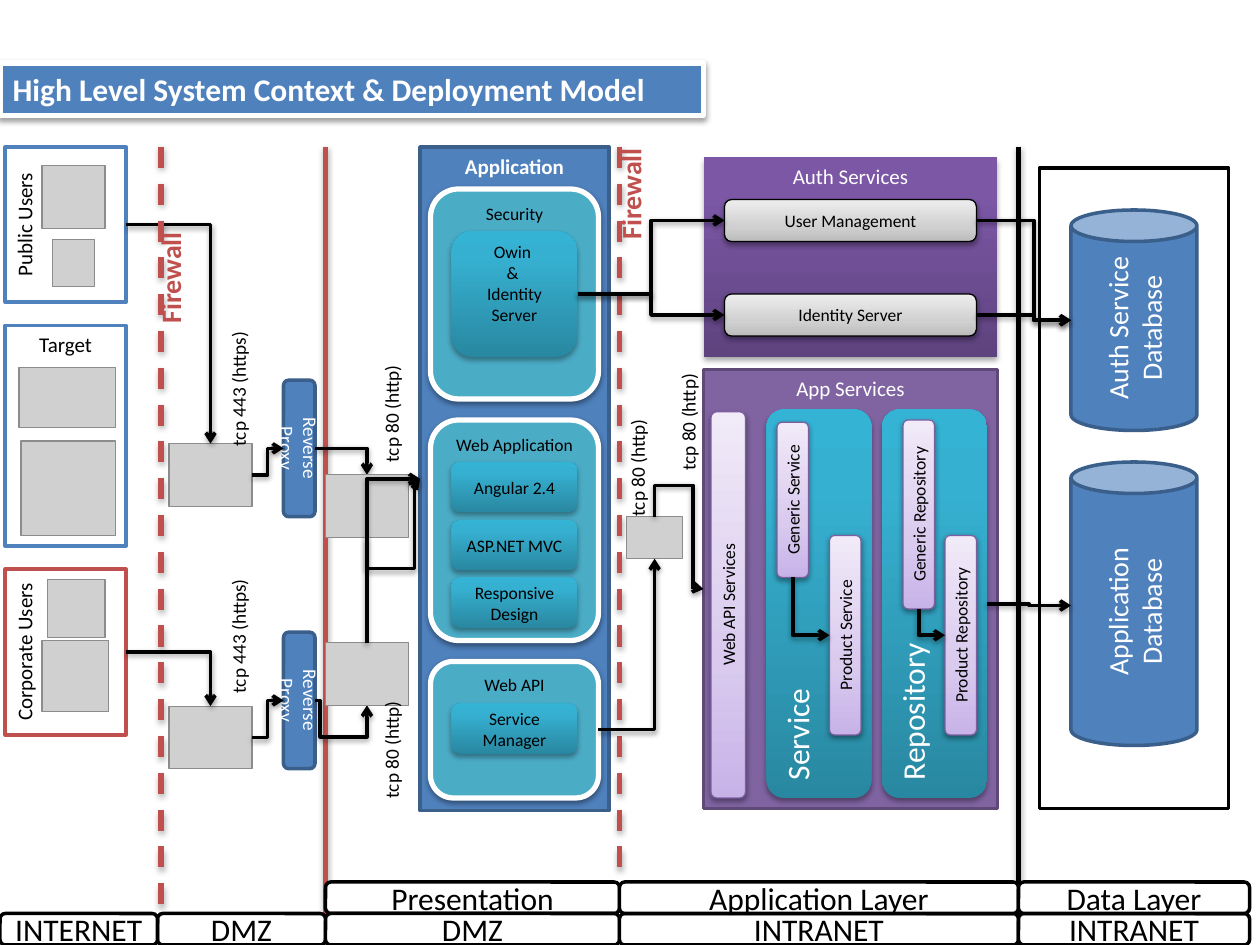
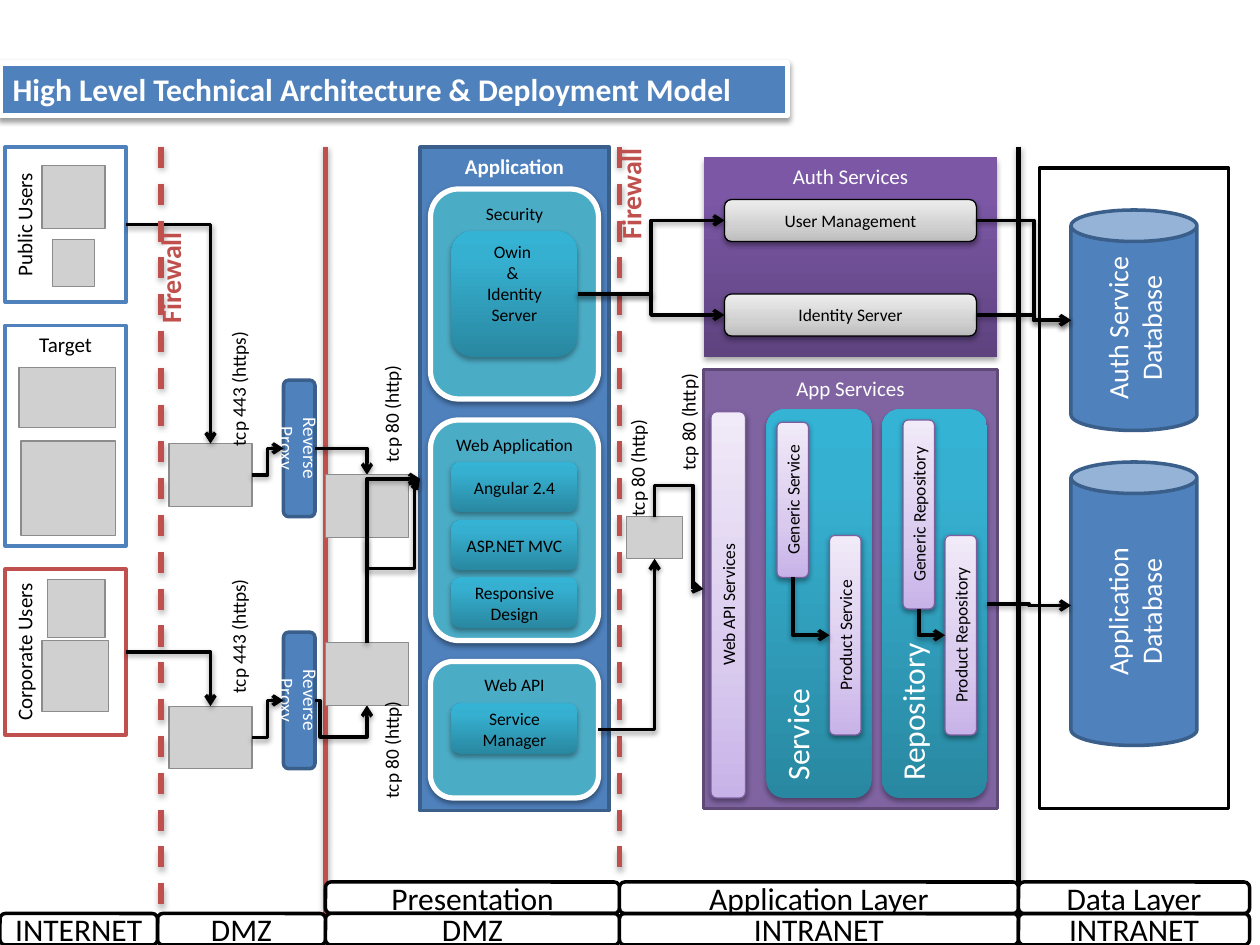
Before and after one commit to duvurih/Angular2Project, a slide deck: slide 3 of OrderManagement/MultiProjectSample/Content/images/System Context.pptx (slide 2 before the commit). Drawn at 1260x945 pixels with LibreOffice and Linux fonts; fonts in the diff are those of the drawing; grey boxes stand for pictures. Boxes give left, top, right and bottom in pixels: in the first picture for what was removed or moved away, otherwise in the second. Text is boxed around its words. In the diff, an @@ line names an element or a change of style, - is before the commit and + after.

Commit message:
1. Business Context 2. Technical Context

```diff
--- a/OrderManagement/MultiProjectSample/Content/images/System Context.pptx
+++ b/OrderManagement/MultiProjectSample/Content/images/System Context.pptx
@@ title "High Level Technical Architecture & ..." resized from (x1=0, y1=63, x2=703, y2=116) to (x1=0, y1=63, x2=788, y2=116) @@
@@ title at (x1=13, y1=79, x2=731, y2=107): text changed @@
-High Level System Context & Deployment Model
+High Level Technical Architecture & Deployment Model
```
Also in this commit, not shown: 1 slide added, 3 other files.
